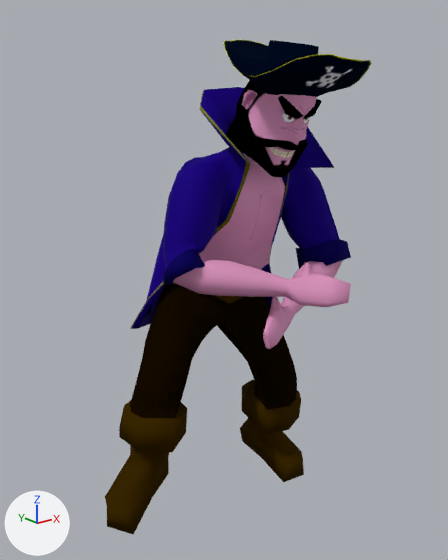
The OBJ model assets/Animacion/Pirata/Celebracion/PirataCelebracion_000171.obj, before and after one commit.
Before and after are seen from a 50 mm lens placed at (-5.51, -6.81, 6.22), pointed at (-0.13, -0.08, 3.53). Arrows for +X, +Y and +Z are at lower left; the lights stay in place. Where no turn or scale is listed for an object, it has been applied to the vertices.

Names of what the first picture shows: 'Pirata_PirataH'.
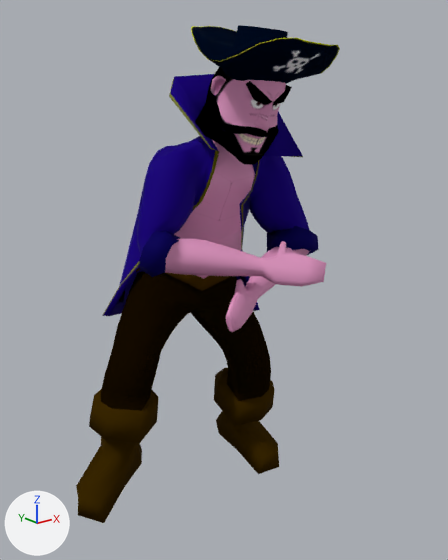
Pixel boxes (x1, y1, x2, y2) of what changed, in the pictures (448 x 560 px; the box of a moved part takes in the faces that stretch with it):
'Pirata_PirataH', reshaped: before (105, 40, 371, 534); after (76, 25, 340, 523)
part 1 of me_pirata_piratah, moved or reshaped: before (223, 40, 371, 97); after (191, 25, 340, 84)
part 2 of me_pirata_piratah, moved or reshaped: before (105, 80, 351, 534); after (76, 67, 326, 523)

The change, as a list of edits to the scene's bpy script:
```text
Change me_pirata_piratah:
    used by ob_pirata_piratah; location = (0.0, 0.0, 0.0)
    remove me_pirata_piratah.from_pydata(...)  # 1340 vertices, 1341 faces; spans x -2.13..1.78, y -1.92..1.39, z 0.0..6.81
    add me_pirata_piratah.from_pydata(...)  # 1340 vertices, 1341 faces; spans x -2.31..1.63, y -1.49..1.93, z -0.06..7.01
    me_pirata_piratah part 1: the loose piece of 216 vertices spanning x -0.55..1.29, y -1.85..0.06, z 5.92..6.81 is scaled about its middle by 1.04, then moved by (-0.11, 0.47, 0.18)
    me_pirata_piratah part 2: 1124 of 1340 vertices moved; they spanned x -2.13..1.78, y -1.92..1.39, z 0.0..6.55 and now span x -2.31..1.63, y -1.49..1.93, z -0.06..6.74; mean shift (-0.12, 0.5, 0.11); largest move (-0.75, -0.47, 3.81) -> (-0.73, 0.13, 4.21)
```
